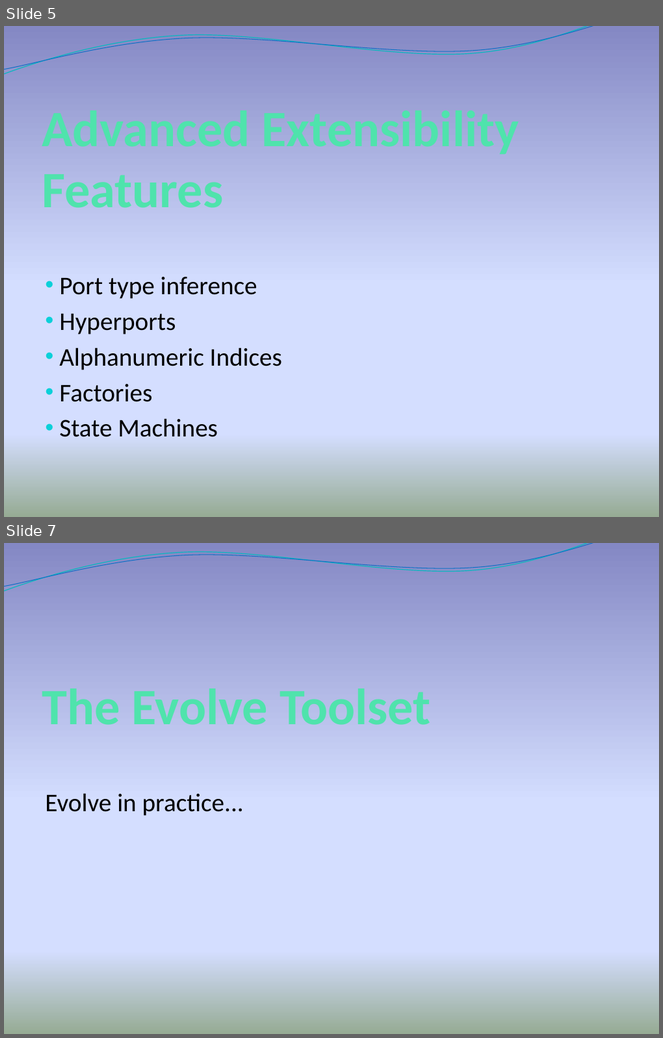
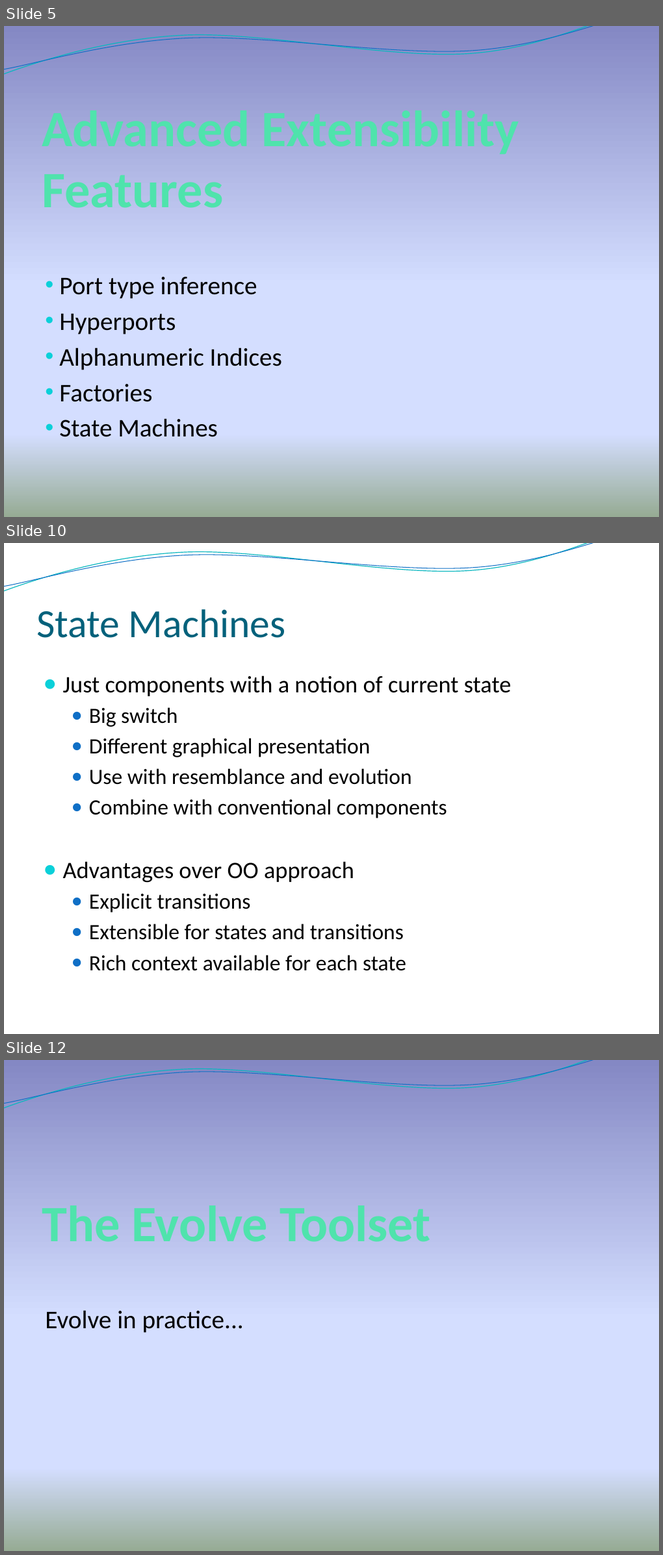
Before and after one commit to Intrinsarc/intrinsarc-evolve, a slide deck: Academic Work/presentations/prague/Evolve - Advanced.pptx. Shown one above the other, each under a label of ours: slides 5 and 7 before the commit, slides 5, 10 and 12 after it; the slides between them are not shown. The pictures are 663x1038 and 663x1555 pixels, drawn with LibreOffice and Linux fonts; fonts in the diff are those of the drawing; background and template pictures are left out. Boxes give left, top, right and bottom in pixels: in the first picture for what was removed or moved away, otherwise in the second. Text is boxed around its words. In the diff, an @@ line names an element or a change of style, - is before the commit and + after.

```diff
--- a/Academic Work/presentations/prague/Evolve - Advanced.pptx
+++ b/Academic Work/presentations/prague/Evolve - Advanced.pptx
@@ slide 10 added at bbox=[4, 543, 659, 1034], background picture (left out); not listed: 2 template elements that a slide beside it also shows @@
@@ title added at bbox=[36, 609, 286, 638], 44 pt, text #04617B @@
+State Machines
@@ text added at bbox=[63, 676, 512, 971], 24 pt, text #000000 @@
+● Just components with a notion of current state
+  ● Big switch
+  ● Different graphical presentation
+  ● Use with resemblance and evolution
+  ● Combine with conventional components
+● Advantages over OO approach
+  ● Explicit transitions
+  ● Extensible for states and transitions
+  ● Rich context available for each state
@@ what was slide 7 is now slide 12 @@
```
Also in this commit, not shown: 3 slides changed, 11 other slides added, 2 slides removed, 12 other files.
